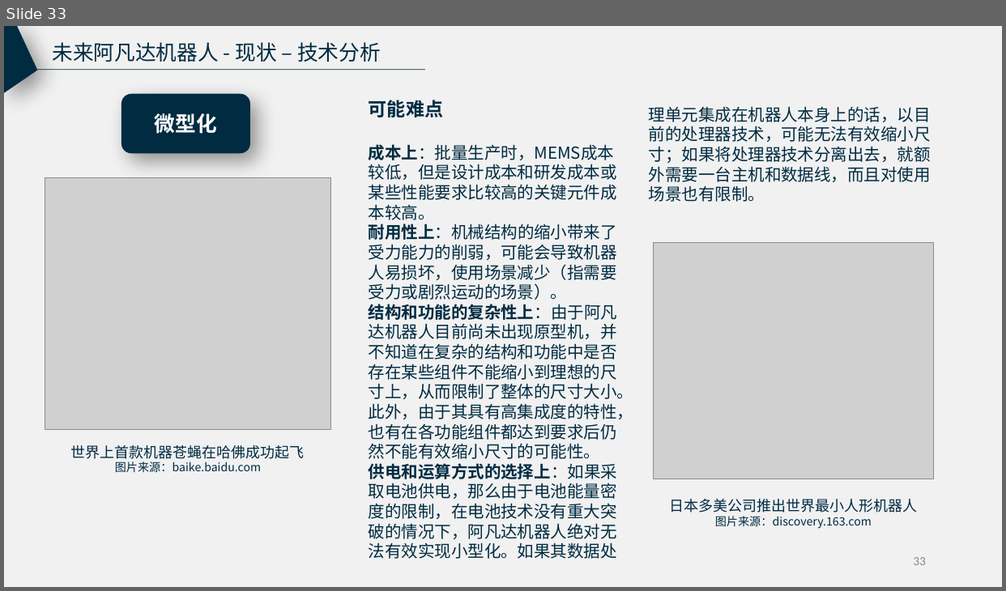
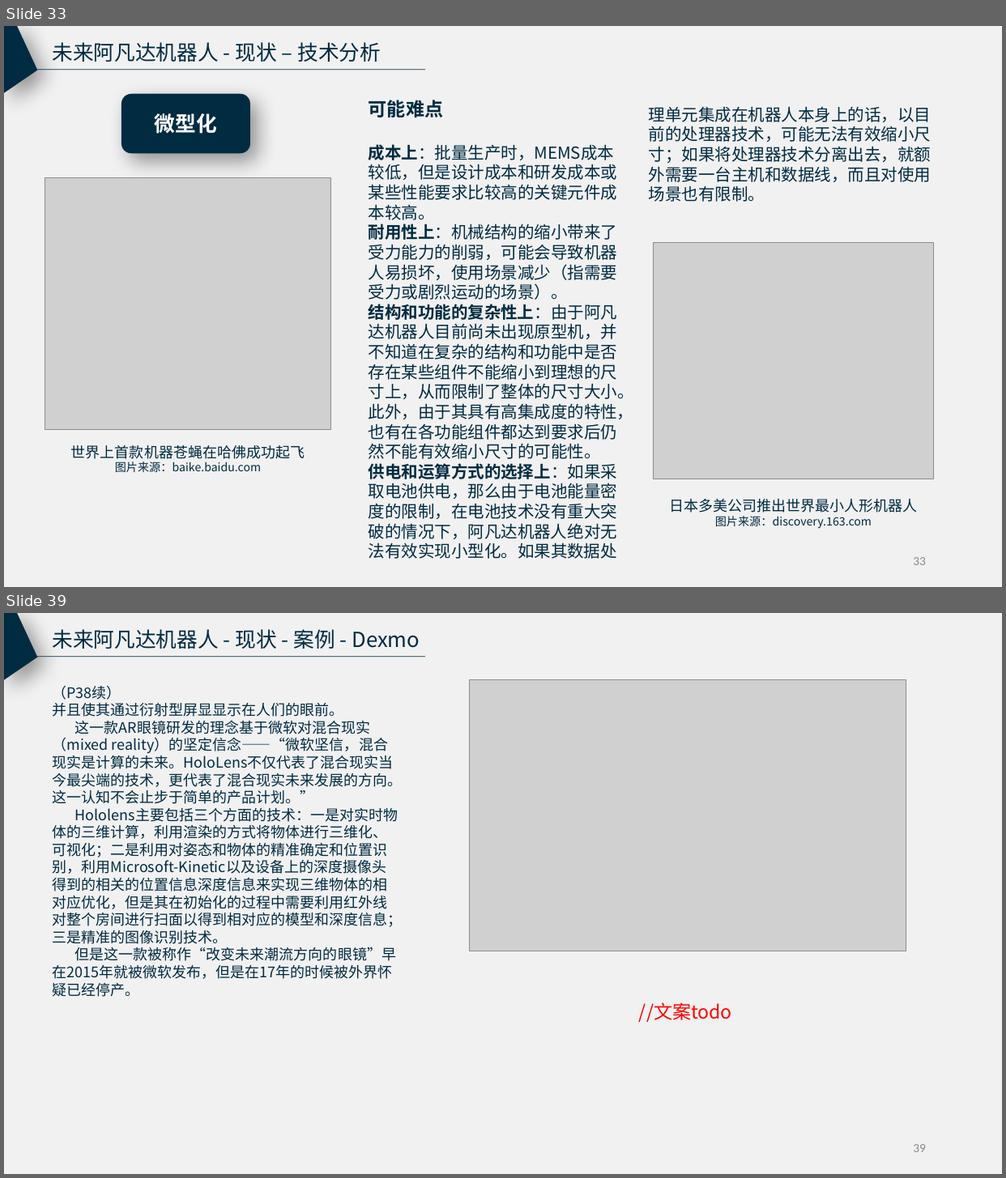
Before and after one commit to RunTimeError2/Avabot---Industry-Frontier, a slide deck: 未来阿凡达机器人_产业调研报告试验稿.pptx. Shown one above the other, each under a label of ours: slide 33 before the commit, slides 33 and 39 after it; the slides between them are not shown. The pictures are 1006x591 and 1006x1178 pixels, drawn with LibreOffice and Linux fonts; fonts in the diff are those of the drawing; grey boxes stand for pictures. Boxes give left, top, right and bottom in pixels: in the first picture for what was removed or moved away, otherwise in the second. Text is boxed around its words. In the diff, an @@ line names an element or a change of style, - is before the commit and + after.

```diff
--- a/未来阿凡达机器人_产业调研报告试验稿.pptx
+++ b/未来阿凡达机器人_产业调研报告试验稿.pptx
@@ slide 39 added at [4, 613, 1002, 1174], background #F1F1F1 @@
@@ freeform shape added at [4, 613, 38, 680], fill #002B41 @@
@@ text added at [52, 629, 420, 649], 20 pt, text #002B41 @@
+未来阿凡达机器人 - 现状 - 案例 - Dexmo
@@ line added from (20, 657) to (425, 657), #002B41 0.63 pt @@
@@ picture added at [470, 680, 906, 952] @@
@@ text added at [52, 686, 402, 997], 14 pt, text #002B41 @@
+（P38续）
+并且使其通过衍射型屏显显示在人们的眼前。
+这一款AR眼镜研发的理念基于微软对混合现实（mixed reality）的坚定信念——“微软坚信，混合现实是计算的未来。HoloLens不仅代表了混合现实当今最尖端的技术，更代表了混合现实未来发展的方向。这一认知不会止步于简单的产品计划。”
+Hololens主要包括三个方面的技术：一是对实时物体的三维计算，利用渲染的方式将物体进行三维化、可视化；二是利用对姿态和物体的精准确定和位置识别，利用Microsoft-Kinetic以及设备上的深度摄像头得到的相关的位置信息深度信息来实现三维物体的相对应优化，但是其在初始化的过程中需要利用红外线对整个房间进行扫面以得到相对应的模型和深度信息；三是精准的图像识别技术。
+但是这一款被称作“改变未来潮流方向的眼镜”早在2015年就被微软发布，但是在17年的时候被外界怀疑已经停产。
@@ text added at [639, 1003, 732, 1022], 18 pt, text #FF0000 @@
+//文案todo
@@ page number added at [913, 1144, 926, 1152], 12 pt, text #8C8C8C @@
+39
```
Also in this commit, not shown: 3 slides changed, 6 other slides added, 4 slides removed.
